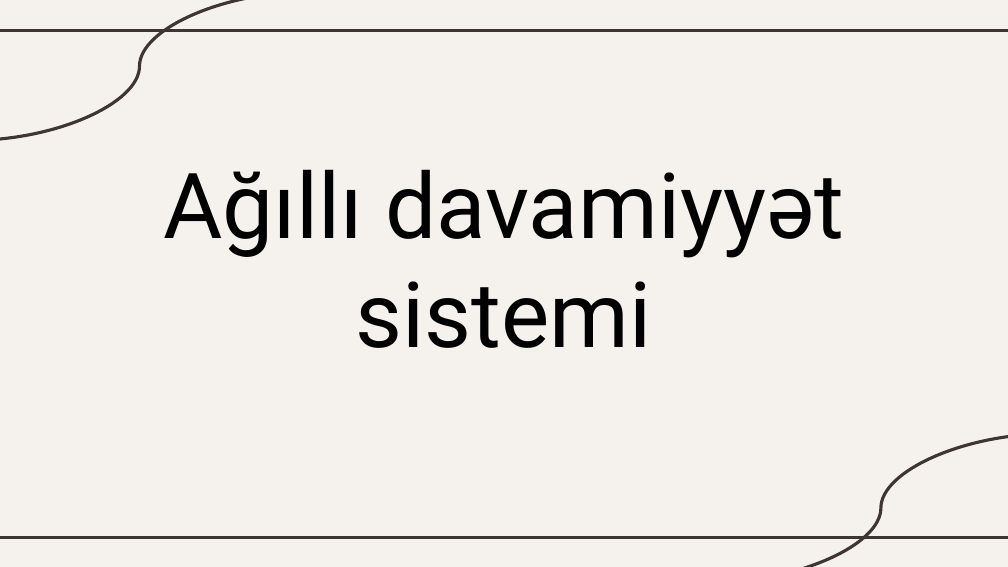
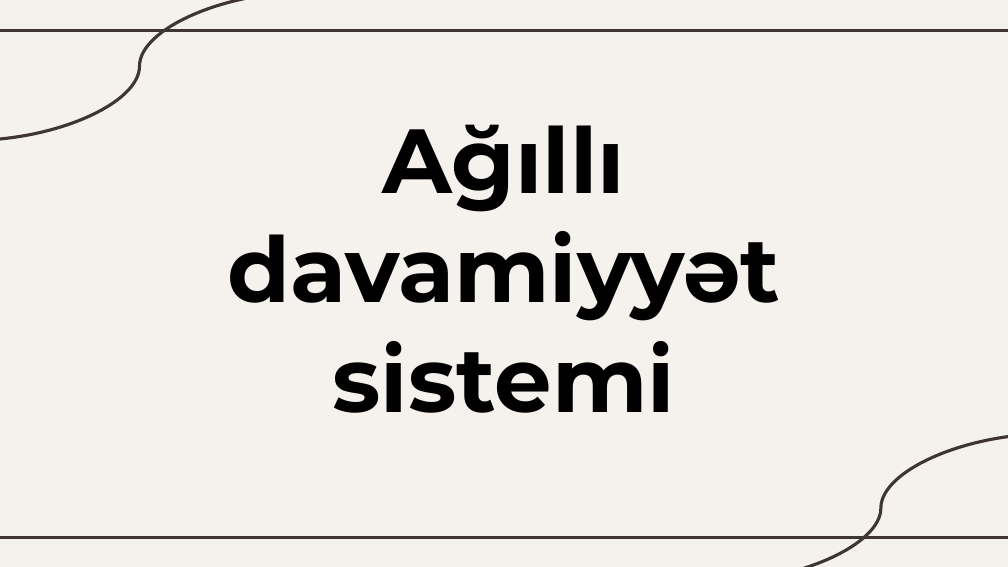
Before and after one commit to DarkinLordz/SmartAttendance, a slide deck: slide 1 of docs/SmartAttendance.pptx. Drawn at 1008x567 pixels with LibreOffice and Linux fonts; fonts in the diff are those of the drawing. Boxes give left, top, right and bottom in pixels: in the first picture for what was removed or moved away, otherwise in the second. Text is boxed around its words. In the diff, an @@ line names an element or a change of style, - is before the commit and + after.

```diff
--- a/docs/SmartAttendance.pptx
+++ b/docs/SmartAttendance.pptx
@@ text "Ağıllı davamiyyət sistemi": place and size @@
-text "Ağıllı davamiyyət sistemi" at <box>163,169,844,348</box>
+text "Ağıllı davamiyyət sistemi" at <box>227,124,780,413</box>
@@ text "Ağıllı davamiyyət sistemi" at <box>227,124,780,413</box>: font Roboto to Montserrat, bold on; vertical alignment bottom to top @@
```
Also in this commit, not shown: 6 other slides changed, 1 other file.
